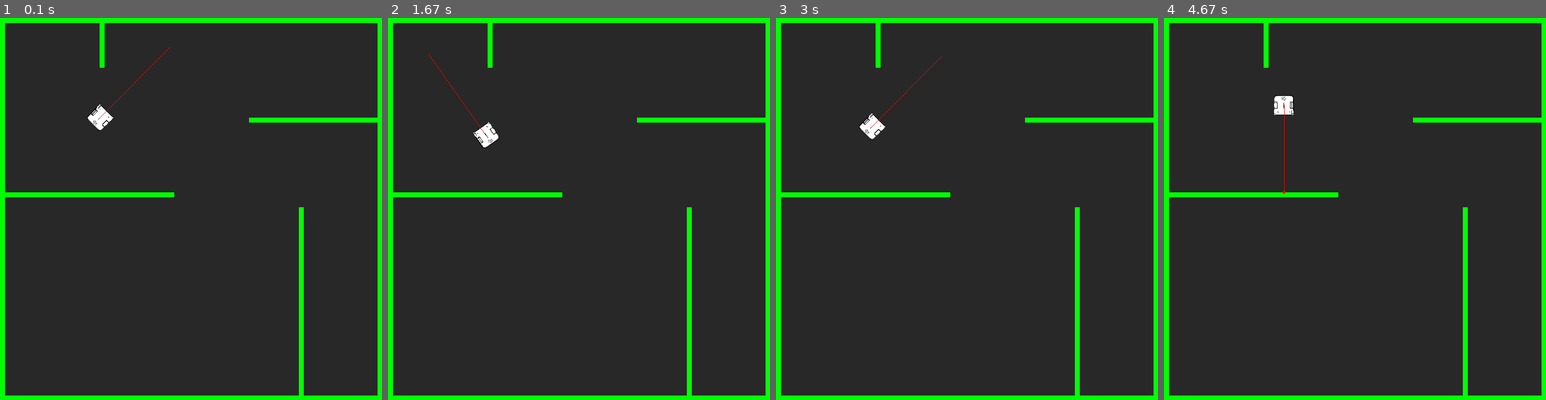
Above: before the commit, frames 1-4 (left to right).
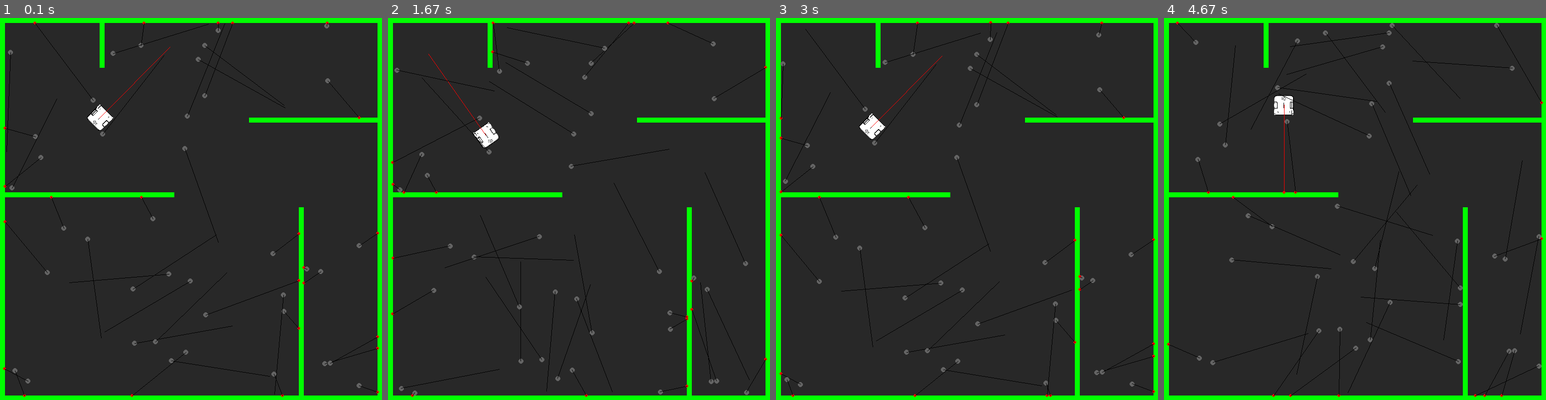
Above: after the commit, the same moments.

Repository: miloshunter/particle_filter_robot_localisation
Game: pygame game, started from main.py
Same seed, same stepped clock (60 frames per second), same inputs: the game is played once before the commit and once after it.
Inputs:
- Up to frame 1 (0.1 s): no input
- Up to frame 2 (1.67 s): hold Right 0.33-0.8 s; hold Up 0.83-1.13 s; hold Right 1.17-1.63 s
- Up to frame 3 (3 s): hold Left 1.67-2.2 s; hold Down 2.23-2.53 s; hold Left 2.57-2.97 s
- Up to frame 4 (4.67 s): hold Up 3-3.37 s; hold Right 3.4-4.03 s; hold Down 4.07-4.43 s; hold Left from 4.47 s (still down)

The runs differ from the first frame. In frame 1, 1.3% of the frame differs, in the area x 0-100%, y 0-100%; in frame 2, 1.4%; in frame 3, 1.3%; in frame 4, 1.6%.

Commit message:
Radi primitivna verzija algoritma.
Moze se dodatno unaprediti...

Treba i srediti kod.

Diff:
--- a/Laser.py
+++ b/Laser.py
@@ -13,6 +13,7 @@
         pg.sprite.Sprite.__init__(self, robot.simulacija.svi_sprajtovi)
 
         ATOM_IMG = pg.Surface((parametri.SIRINA, parametri.VISINA), pg.SRCALPHA)
+        self.boja_lasera = parametri.CRVENA
         self.robot = robot
         self.simulacija = robot.simulacija
         self.image = ATOM_IMG
@@ -87,7 +88,7 @@
                                3)
                 crtaj_do = presek
 
-        pg.draw.line(self.image, parametri.CRVENA, pozicija1, crtaj_do)
+        pg.draw.line(self.image, self.boja_lasera, pozicija1, crtaj_do)
         self.merenje_lasera = int(razdaljina)
 
 
--- /dev/null
+++ b/Partikl.py
@@ -0,0 +1,51 @@
+# Klasa za robota koji ce ici po lavirintu i meriti
+import pygame as pg
+import pygame.gfxdraw
+import parametri
+import copy
+import math
+import random
+from Laser import Laser
+vec = pg.math.Vector2
+
+
+
+class Partikl(pg.sprite.Sprite):
+    def __init__(self, simulacija, x, y, rot):
+        self.grupe = simulacija.svi_sprajtovi
+        self.simulacija = simulacija
+
+        pg.sprite.Sprite.__init__(self, self.grupe)
+
+        self.original_image = pg.Surface((10, 10), pg.SRCALPHA)
+        self.image = self.original_image
+        self.rect = self.image.get_rect()
+        self.rect.x = x
+        self.rect.y = y
+
+        self.rot_speed = 3
+        self.vel = vec(0, 0)
+        self.pos = vec(x, y)
+        self.rot = rot
+
+        self.laser = Laser(self)
+        self.laser.boja_lasera = parametri.CRNA
+
+    def update(self):
+        self.rot_speed = self.simulacija.robot.rot_speed
+        self.vel = self.simulacija.robot.vel
+
+        new_sprite = pg.sprite.Sprite()
+        new_rect = pg.Rect(self.rect)
+        new_rect.x += self.vel[0]
+        new_rect.y += self.vel[1]
+        new_sprite.rect = new_rect
+        if pg.sprite.spritecollide(new_sprite, self.simulacija.lavirint_sprajtovi, False):
+            self.vel = vec(0, 0)
+
+        self.rot += self.rot_speed
+        self.pos += self.vel
+        # self.image = pg.transform.rotate(self.original_image, self.rot)
+        pg.draw.circle(self.image, parametri.SVETLO_SIVA, (5, 5), 5)
+        self.rect = self.image.get_rect()
+        self.rect.center = self.pos
--- a/main.py
+++ b/main.py
@@ -3,21 +3,21 @@
 import pygame as pg
 import sys
 from os import path
-from parametri import *
+import random
+import parametri
 from Lavirint import Lavirint
 from Robot import Robot
 import threading
-
-
-
+from Partikl import Partikl
 
 
 class Simulacija:
     def __init__(self):
         pg.init()
-        self.ekran = pg.display.set_mode((SIRINA, VISINA))
-        pg.display.set_caption(NASLOV)
+        self.ekran = pg.display.set_mode((parametri.SIRINA, parametri.VISINA))
+        pg.display.set_caption(parametri.NASLOV)
         self.clock = pg.time.Clock()
+        self.partikli = []
         self.nova_simulacija()
 
     def nova_simulacija(self):
@@ -25,12 +25,23 @@
         self.lavirint_sprajtovi = pg.sprite.Group()
         self.lavirint = Lavirint(self)
         self.robot = Robot(self, 200, 200)
+        while len(self.partikli) < parametri.BROJ_PARTIKALA:
+            self.kreiraj_partikl((10, 768), (10, 768), (0, 360))
+
+    def kreiraj_partikl(self, randrange_x, randrange_y, randrange_angle):
+        novi_partikl = Partikl(self, random.randrange(max(10, randrange_x[0]), min(768, randrange_x[1])),
+                               random.randrange(max(10, randrange_y[0]), min(768, randrange_y[1])),
+                               random.randrange(randrange_angle[0], randrange_angle[1]))
+        if pg.sprite.spritecollide(novi_partikl, self.svi_sprajtovi, False):
+            self.partikli.append(novi_partikl)
+        else:
+            novi_partikl.remove(self.svi_sprajtovi)
 
     def glavna_petlja(self):
         # Simulira dok se self.simuliraj ne postavi na False
         self.simuliraj = True
         while self.simuliraj:
-            self.dt = self.clock.tick(FPS) / 1000.0
+            self.dt = self.clock.tick(parametri.FPS) / 1000.0
             self.dogadjaji()
             self.crtaj()
             self.azuriraj()
@@ -40,6 +51,32 @@
         pg.quit()
         sys.exit()
 
+    def algoritam(self):
+        partikli = simulacija.partikli
+
+        izmerio_robot = simulacija.robot.laser.merenje_lasera
+
+        partikli_za_uklanjanje = []
+        for partikl in partikli:
+            izmerio_partikl = partikl.laser.merenje_lasera
+            if izmerio_partikl < izmerio_robot - 40 or izmerio_partikl > izmerio_robot + 40:
+                simulacija.svi_sprajtovi.remove(partikl.laser)
+                partikli_za_uklanjanje.append(partikl)
+                simulacija.svi_sprajtovi.remove(partikl)
+        for partikl in partikli_za_uklanjanje:
+            partikli.remove(partikl)
+
+        if len(partikli) > 0:
+            while len(partikli) < parametri.BROJ_PARTIKALA:
+                indeks = random.randrange(len(partikli))
+
+                self.kreiraj_partikl((int(partikli[indeks].pos[0]-50), int(partikli[indeks].pos[0]+50)),
+                                     (int(partikli[indeks].pos[1] - 50), int(partikli[indeks].pos[1] + 50)),
+                                     (int(partikli[indeks].rot-10), int(partikli[indeks].rot+10)))
+        else:
+            while len(self.partikli) < parametri.BROJ_PARTIKALA:
+                self.kreiraj_partikl((10, 768), (10, 768), (0, 360))
+
     def dogadjaji(self):
         for dogadjaj in pg.event.get():
             if dogadjaj.type == pg.QUIT:
@@ -47,6 +84,9 @@
             if dogadjaj.type == pg.KEYDOWN:
                 if dogadjaj.key == pg.K_ESCAPE:
                     self.izadji()
+            if dogadjaj.type == pg.KEYDOWN:
+                if dogadjaj.key == pg.K_SPACE:
+                    self.algoritam()
 
     def azuriraj(self):
         self.svi_sprajtovi.update()
@@ -54,7 +94,7 @@
 
     def crtaj(self):
         # Iscrtavanje sa dvostrukim baferovanjem
-        self.ekran.fill(BOJA_POZADINE)
+        self.ekran.fill(parametri.BOJA_POZADINE)
         for sprajt in self.svi_sprajtovi:
             self.ekran.blit(sprajt.image, sprajt.rect)
 
--- a/parametri.py
+++ b/parametri.py
@@ -20,3 +20,5 @@
 SIRINA_ROBOTA = 20
 DUZINA_ROBOTA = 20
 DOMET_LASERA = 200
+
+BROJ_PARTIKALA = 40
